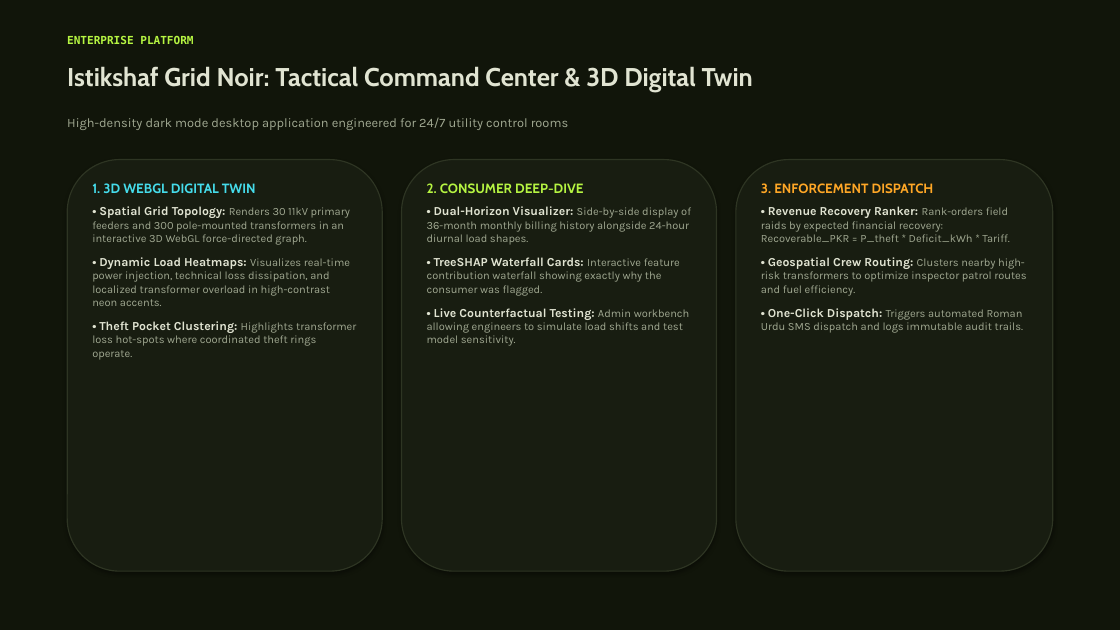
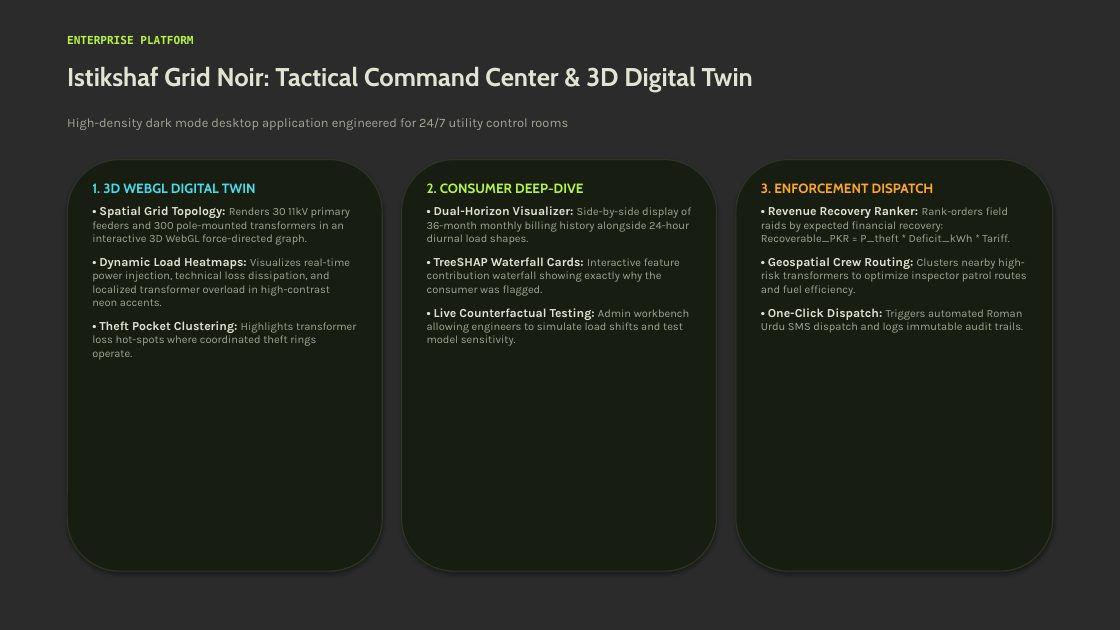
Before and after one commit to hamza-sultann/Ai-Hackathon, a slide deck: slide 15 of Istikshaf_Executive_Presentation.pptx. Drawn at 1120x630 pixels with LibreOffice and Linux fonts; fonts in the diff are those of the drawing; background and template pictures are left out; a plain dark background stands for a picture behind light text. Boxes give left, top, right and bottom in pixels: in the first picture for what was removed or moved away, otherwise in the second. Text is boxed around its words. In the diff, an @@ line names an element or a change of style, - is before the commit and + after.

```diff
--- a/Istikshaf_Executive_Presentation.pptx
+++ b/Istikshaf_Executive_Presentation.pptx
@@ background #FFFFFF to picture (left out) @@
@@ rectangle removed at <box>0,0,1120,630</box> @@
```
Also in this commit, not shown: 15 other slides changed, 5 other files.
